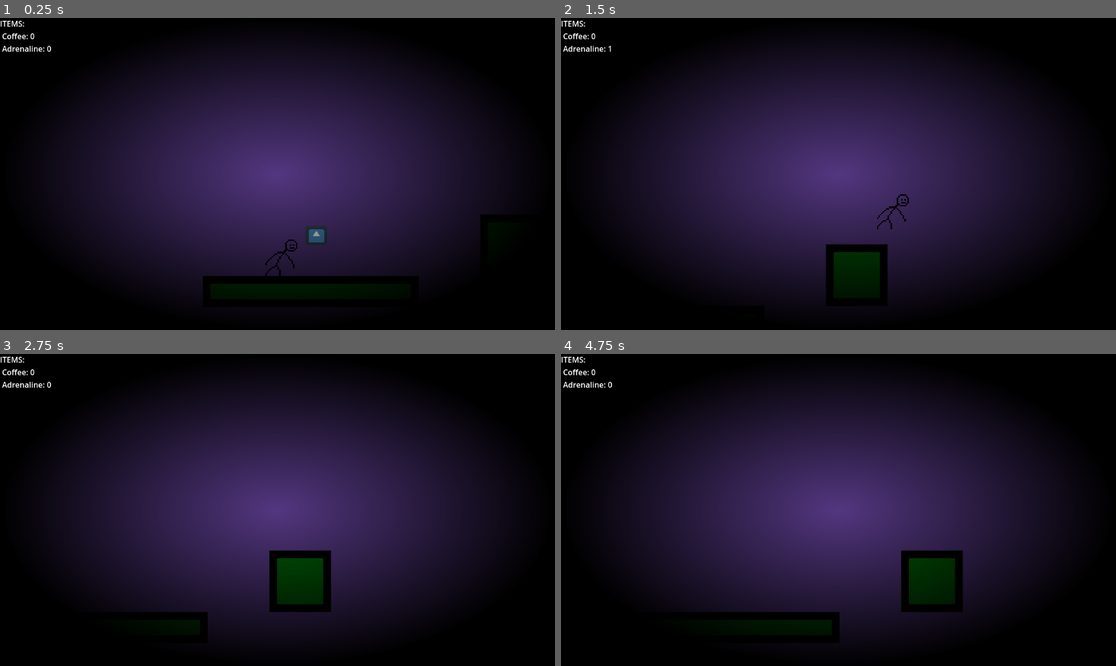
Above: before the commit, frames 1-4 (two rows, left to right).
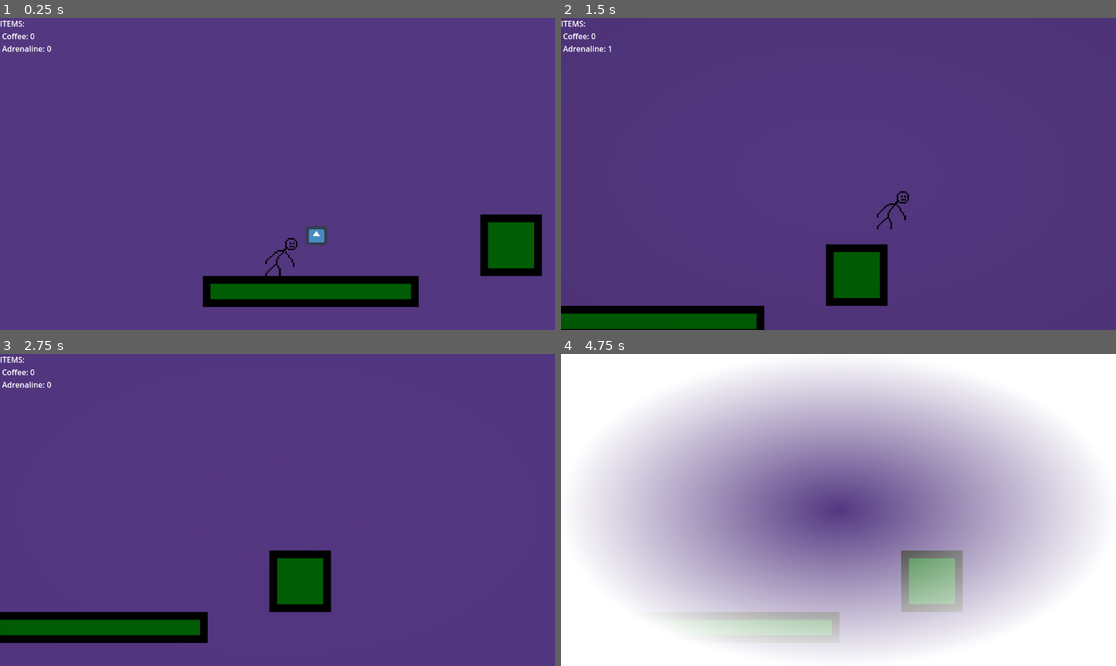
Above: after the commit, the same moments.

Repository: Varun-Ganeshkumar/Late-For-Work
Game: Godot game, scene res://scenes/level_1.tscn
Two runs of this game, one before a commit and one after it. Both use one fixed random seed, a clock stepped at 60 frames per second and the inputs below. The engine's default icon, where the game draws it, is replaced by a stand-in: a white triangle on a blue panel in a dark square.
Inputs:
- Up to frame 1 (0.25 s): no input
- Up to frame 2 (1.5 s): tap Enter at 0.5 s; hold Right (right) from 0.53 s (still down); tap Q (coffee) at 0.6, 1.35 s; tap Space (jump) at 0.77 s
- Up to frame 3 (2.75 s): tap Space (jump) at 1.52 s; release Right (right) at 2.03 s; hold Left (left) from 2.03 s (still down); tap E (slow) at 2.1 s; tap Q (coffee) at 2.3 s
- Up to frame 4 (4.75 s): release Left (left) at 2.78 s; hold Right (right) 2.78-4.28 s; tap Q (coffee) at 2.85, 3.6, 4.55 s; tap Space (jump) at 3.02, 3.77, 4.52 s; hold Left (left) from 4.28 s (still down); tap E (slow) at 4.35 s

The runs differ from the first frame. In frame 1, 94% of the frame differs, in the area x 0-100%, y 0-100%; in frame 2, 95%; in frame 3, 94%; in frame 4, 99%.

Commit message:
Made vignette passibly functional
Still issues with it, and a want for a smoother transition

Diff:
--- a/scenes/HUD.tscn
+++ b/scenes/HUD.tscn
@@ -8,6 +8,7 @@
 shader_parameter/alpha = 1.0
 shader_parameter/inner_radius = 0.0
 shader_parameter/outer_radius = 1.0
+shader_parameter/standard = 0.0
 
 [node name="HUD" type="Control"]
 layout_mode = 3
--- a/scenes/player.tscn
+++ b/scenes/player.tscn
@@ -53,6 +53,8 @@
 scale = Vector2(0.13151, 0.13151)
 sprite_frames = SubResource("SpriteFrames_fjrip")
 autoplay = "default"
+frame = 2
+frame_progress = 0.333284
 
 [node name="CollisionPolygon2D" type="CollisionPolygon2D" parent="."]
 polygon = PackedVector2Array(-8, 10, 1, 10, 10, -8, 4, -9, -8, 1)
--- a/scripts/hud.gd
+++ b/scripts/hud.gd
@@ -1,6 +1,20 @@
 extends Control
 
+@onready var border = $CanvasLayer/ColorRect
 
 # Called every frame. 'delta' is the elapsed time since the previous frame.
 func _process(delta: float) -> void:
-	%Label.text = "ITEMS: \n Coffee: " + str(global.hc_coffee) + "\n Adrenaline: " + str(global.hc_adr)
+	%Label.text = "ITEMS: \n Coffee: " + str(global.hc_coffee) + "\n Adrenaline: " + str(global.hc_adr);
+	border.material.set_shader_parameter('alpha', abs(global.shader_mult));
+
+	var color_change = 1.00
+
+	if global.shader_mult < 0:
+		color_change = 1.00
+		border.material.set_shader_parameter("standard" , color_change);
+	elif global.shader_mult > 1:
+		color_change = 1.00
+		while color_change > 0:
+			await get_tree().create_timer(1).timeout
+			color_change = color_change - 0.01
+			border.material.set_shader_parameter("standard" , color_change);
--- a/scripts/player.gd
+++ b/scripts/player.gd
@@ -66,5 +66,5 @@
 		get_tree().reload_current_scene()
 		Engine.time_scale = 1
 	Engine.time_scale = Engine.time_scale - 0.01
-	global.shader_mult = 0.5 - Engine.time_scale
+	global.shader_mult = 1 - Engine.time_scale
 	slow_time.start()
--- a/vignette.gdshader
+++ b/vignette.gdshader
@@ -3,10 +3,14 @@
 uniform float alpha = 1;
 uniform float inner_radius = 0.2;
 uniform float outer_radius = 1.0;
+uniform float standard = 0.0;
 
 void fragment() {
 	float x = abs(UV.r-.5)*2.0;
 	float y = abs(UV.g-.5)*2.0;
 	float q = 1.0-(1.0-sqrt(x*x+y*y)/outer_radius)/(1.0-inner_radius);
 	COLOR = vec4(0, 0, 0, q*alpha);
+	COLOR.b = standard;
+	COLOR.r = standard;
+	COLOR.g = standard;
 }
